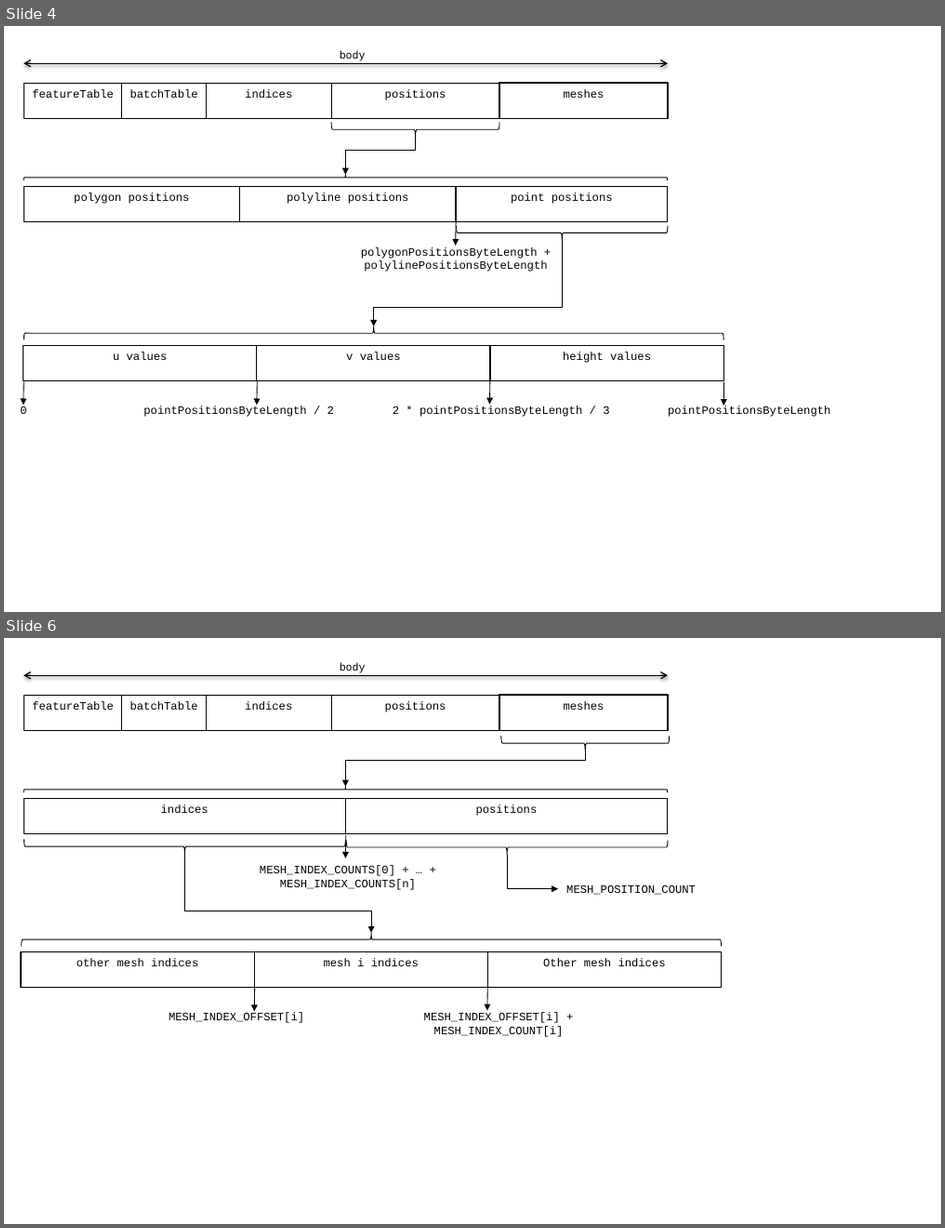
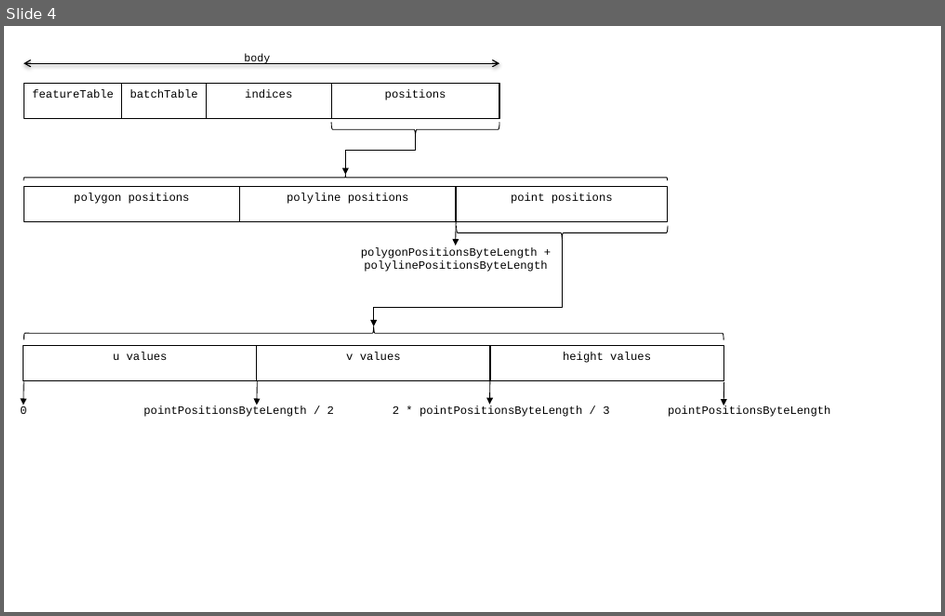
Before and after one commit to CesiumGS/3d-tiles, a slide deck: TileFormats/VectorData/figures/figues.pptx. Shown one above the other, each under a label of ours: slides 4 and 6 before the commit, slide 4 after it; the slides between them are not shown. The pictures are 945x1228 and 945x616 pixels, drawn with LibreOffice and Linux fonts; fonts in the diff are those of the drawing. Boxes give left, top, right and bottom in pixels: in the first picture for what was removed or moved away, otherwise in the second. Text is boxed around its words. In the diff, an @@ line names an element or a change of style, - is before the commit and + after.

```diff
--- a/TileFormats/VectorData/figures/figues.pptx
+++ b/TileFormats/VectorData/figures/figues.pptx
@@ slide 6 removed at (4,638,941,1224), background #FFFFFF @@
@@ text removed at (340,662,366,673) @@
-body
@@ double arrow removed from (24, 675) to (668, 675) @@
@@ rectangle removed at (24,695,122,730) @@
-featureTable
@@ rectangle removed at (122,695,207,730) @@
-batchTable
@@ rectangle removed at (207,695,331,730) @@
-indices
@@ rectangle removed at (331,695,500,730) @@
-positions
@@ rectangle removed at (500,695,668,730) @@
-meshes
@@ left brace removed at (502,736,670,751) @@
@@ elbow arrow removed from (585, 751) to (345, 787) @@
@@ rectangle removed at (24,798,345,833) @@
-indices
@@ right brace removed at (24,787,667,792) @@
@@ rectangle removed at (345,798,667,833) @@
-positions
@@ right brace removed at (24,840,345,854) @@
@@ elbow arrow removed from (184, 854) to (371, 933) @@
@@ arrow removed from (346, 835) to (345, 858) @@
@@ right brace removed at (346,841,668,855) @@
@@ elbow arrow removed from (507, 855) to (558, 889) @@
@@ text removed at (260,865,416,890) @@
-MESH_INDEX_COUNTS[0] + … + MESH_INDEX_COUNTS[n]
@@ text removed at (567,884,696,895) @@
-MESH_POSITION_COUNT
@@ right brace removed at (22,933,722,946) @@
@@ rectangle removed at (21,951,255,987) @@
-other mesh indices
@@ rectangle removed at (255,951,489,987) @@
-mesh i indices
@@ rectangle removed at (489,951,722,987) @@
-Other mesh indices
@@ arrow removed from (255, 988) to (255, 1012) @@
@@ arrow removed from (488, 987) to (488, 1011) @@
@@ text removed at (169,1012,304,1023) @@
-MESH_INDEX_OFFSET[i]
@@ text removed at (424,1012,564,1037) @@
-MESH_INDEX_OFFSET[i] + MESH_INDEX_COUNT[i]
@@ slide 4 changed as well @@
@@ text "body": place and size @@
-text "body" at (340,50,366,61)
+text "body" at (244,54,270,64)
@@ double arrow moved from (24, 63) - (668, 63) to (24, 63) - (500, 63) @@
@@ rectangle removed at (500,83,668,118) @@
-meshes
```
Also in this commit, not shown: 3 other slides changed, 4 other files.
